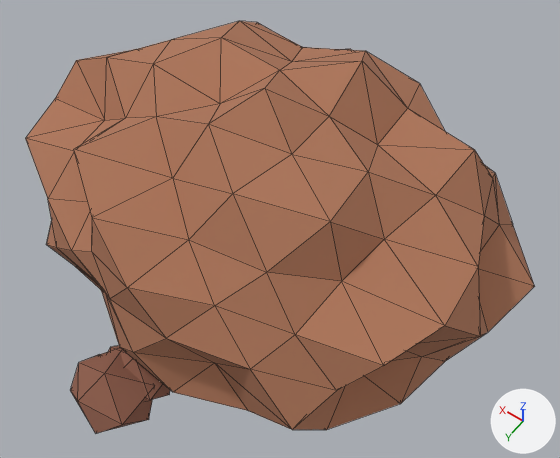
Renders of the glTF model assets/models/mars_rock0.glb from each side of a commit.
Camera for both pictures: a camera (50 mm lens) standing at (-1.75, 2.32, 4.08) and looking at (-0.16, 0.1, 0.58). The axes (+X, +Y, +Z) are drawn at lower right. The lights are the same throughout. The older version comes first. Mesh edges are drawn as thin lines. Objects named as collision shapes, trigger or cutter boxes, shadow casters or lower levels of detail are left out. Vertices at exactly the same position are counted once.

Names of what the first picture shows: 'Rock'.
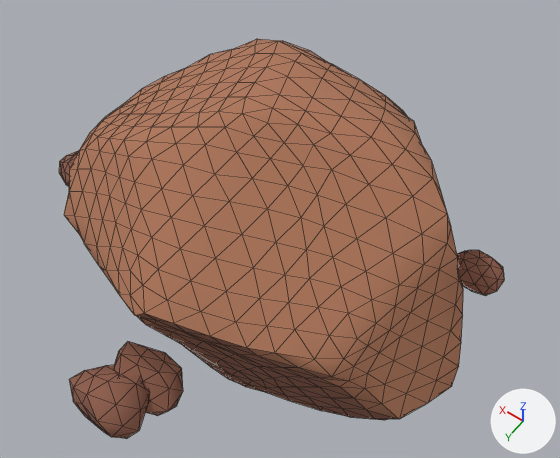
Location of each change, (x1, y1, x2, y2) in pixels of the pictures (560 x 458 px):
'Rock', reshaped (12% narrower): before (26, 21, 534, 433); after (59, 39, 504, 439)
part 1 of me_rock, rebuilt (21% narrower, 7% shorter): before (26, 21, 534, 430); after (64, 39, 463, 420)
part 2 of me_rock, rebuilt: before (108, 345, 170, 401); after (114, 342, 183, 416)
part 3 of me_rock, rebuilt (11% shorter): before (70, 350, 152, 433); after (69, 365, 150, 439)
part 4 of me_rock, added: after (59, 150, 79, 186)
part 5 of me_rock, cut back (brown): after (457, 250, 504, 296)

What changed in the scene script:
```text
Change me_rock:
    used by ob_rock; location = (0.0, 0.0, 0.0)
    remove me_rock.from_pydata(...)  # 210 vertices, 400 faces; spans x -1.51..1.7, y -1.27..1.5, z 0.07..1.49
    add me_rock.from_pydata(...)  # 810 vertices, 1600 faces; spans x -1.38..1.7, y -1.18..1.46, z -0.12..1.22
    me_rock part 1: the loose piece of 162 vertices spanning x -1.51..1.49, y -1.27..1.17, z 0.3..1.49 is rebuilt with 642 vertices and now spans x -1.38..1.32, y -1.18..0.98, z -0.12..1.22
    me_rock part 2: the loose piece of 12 vertices spanning x -0.11..0.32, y 0.9..1.28, z 0.07..0.29 is rebuilt with 42 vertices and now spans x -0.16..0.32, y 0.9..1.27, z -0.1..0.2
    me_rock part 3: the loose piece of 12 vertices spanning x -0.11..0.39, y 1.06..1.5, z 0.07..0.31 is rebuilt with 42 vertices and now spans x -0.11..0.43, y 1.04..1.46, z -0.11..0.22
    me_rock part 4: a new loose piece of 42 vertices spanning x 1.29..1.7, y -0.04..0.3, z -0.1..0.17, in mat_marsrockdark (brown #8e5d4b)
    me_rock part 5
    11 vertices are removed from x -1.31..-0.95, y -0.84..-0.54, z 0.09..0.24
    20 faces are deleted
    41 vertices are added at x -1.3..-0.95, y -0.86..-0.54, z -0.08..0.11
    80 new faces join them, mat_marsrockdark (brown #8e5d4b)
    other edits to the shape of me_rock do not show in these pictures
```
